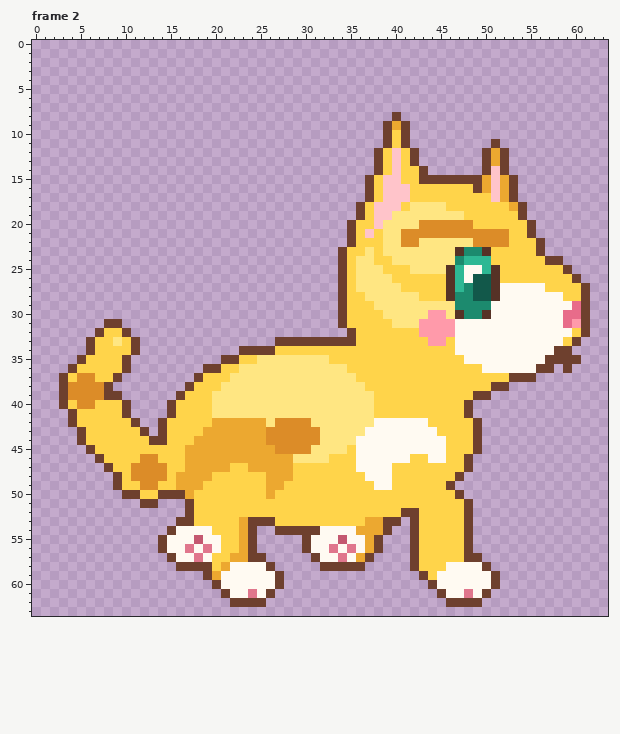
Pixel-art file: assets/pixel/cat/walk_side.aseprite. The picture above was drawn from the file before the commit.
64x64 pixels, 8 frames. Shown: frame 2. The commit also changed other frames, which this record leaves out.
The same view after the edit:
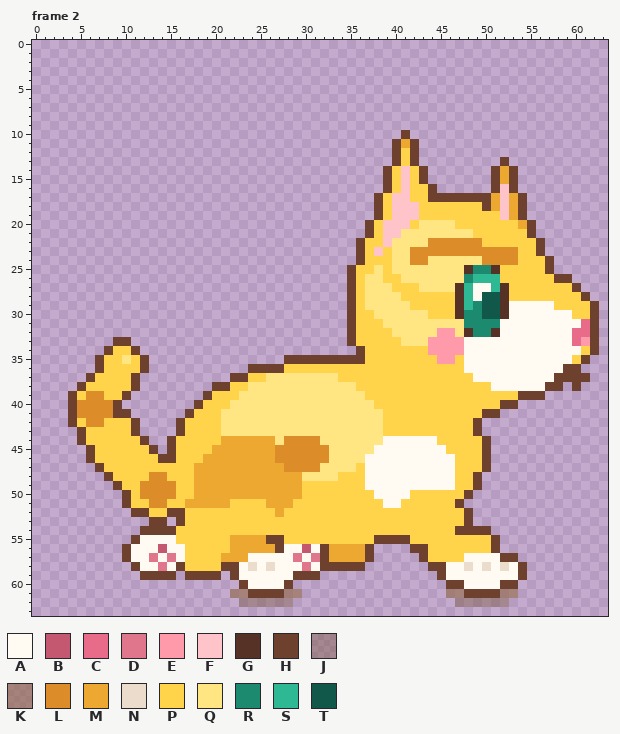
Palette (. is transparent): A #fffaf2  B #c45870  C #e86c8a  D #e0768c  E #ff9aaa  F #ffc4ca  G #563226  H #6e402e  J #78563a69  K #946c4ea5  L #dc8c28  M #eca830  N #ecdccc  P #ffd44a  Q #ffe682  R #1c8a6e  S #2eb894  T #12584a
From old to new:
--- frame 2, layer "pixel"
@@ x 0..63 @@
  7 ................................................................
- 8 ........................................H.......................
- 9 .......................................HMH......................
-10 .......................................HPH......................
-11 .......................................HPH.........H............
-12 ......................................HPFPH.......HMH...........
-13 ......................................HPFPH.......HMH...........
-14 ......................................HPFPPH......HFH...........
-15 .....................................HPFFPPHHHHHHHMFMH..........
-16 .....................................HPFFFPPPPPPPHMFMH..........
-17 .....................................HPFFFPPPPPPPPPFMH..........
-18 ....................................HPFFFPQQQQPPPPPPPMH.........
-19 ....................................HPFFQQQQQQQQPPPPPPH.........
-20 ...................................HPPFQQQQLLLLLLPPPPPPH........
-21 ...................................HPFPQQLLLLLLLLLLLLPPH........
-22 ...................................HPPPQQLLQQQQQQLLLLPPPH.......
-23 ..................................HPPQPQQQQQQQQGRRGPPPPPH.......
-24 ..................................HPQQPPQQQQQQQRSSSPPPPPPHH.....
-25 ..................................HPQQQPPPQQQQGSAASGPPPPPPPH....
-26 ..................................HPQQQQPPPPPPGSATTGPPPPPPPPH...
-27 ..................................HPQQQQQPPPPPGSRTTGAAAAAPPPPH..
-28 ..................................HPPQQQQQQPPPGRRTTGAAAAAAAPPH..
-29 ..................................HPPPQQQQQQQQQRRRRAAAAAAAAACH..
-30 ..................................HPPPPQQQQQEEQGRRGAAAAAAAACCH..
-31 ........HH........................HPPPPPQQQEEEEAAAAAAAAAAAACEH..
-32 .......HPPH........................HPPPPPPPEEEEAAAAAAAAAAAAAPH..
-33 ......HPPQPH...............HHHHHHHHHPPPPPPPPEEPAAAAAAAAAAAAPH...
-34 ......HPPPPH...........HHHHPPPPPPPPPPPPPPPPPPPPAAAAAAAAAAAHH....
-35 .....HPPPPH..........HHPPQQQQQQQQPPPPPPPPPPPPPPPAAAAAAAAAHHHH...
-36 ....HPPPPPH........HHPPQQQQQQQQQQQQPPPPPPPPPPPPPPPAAAAAAHH.H....
-37 ...HPLLPPH........HPPPQQQQQQQQQQQQQQPPPPPPPPPPPPPPPPPHHH........
-38 ...HLLLLH........HPPPQQQQQQQQQQQQQQQQPPPPPPPPPPPPPPHH...........
-39 ...HLLLLHH......HPPPQQQQQQQQQQQQQQQQQQPPPPPPPPPPPHH.............
-40 ...HPLLPPPH....HPPPPQQQQQQQQQQQQQQQQQQPPPPPPPPPPH...............
-41 ....HPPPPPH....HPPPPQQQQQQQQQQQQQQQQQQPPPPPPPPPPH...............
-42 ....HPPPPPPH..HPPPPPMMMMMMQLLLLQQQQQQQAAAAAAPPPPPH..............
-43 .....HPPPPPPH.HPPPPMMMMMMMLLLLLLQQQQQAAAAAAAAPPPPH..............
-44 .....HPPPPPPPHHPPPMMMMMMMMLLLLLLQQQQAAAAAAAAAAPPPH..............
-45 ......HPPPPPPPPPPMMMMMMMMMMLLLLQQQQPAAAAAAAAAAPPPH..............
-46 .......HPPPPLLPPPMMMMMMMMMMMMQQQQPPPAAAAAAPPAAPPH...............
-47 ........HPPLLLLPPMMMMMPPMMMMMPPPPPPPAAAAPPPPPPPPH...............
-48 .........HPLLLLPMMMMPPPPPPMMMPPPPPPPPAAAPPPPPPPH................
-49 .........HPPLLPPMMMPPPPPPPMMPPPPPPPPPPAAPPPPPPH.................
-50 ..........HHPPHHHMPPPPPPPPMPPPPPPPPPPPPPPPPPPPPH................
-51 ............HH...HPPPPPPPPPPPPPPPPPPPPPPPPPPPPPPH...............
-52 .................HPPPPPPPPPPPPPPPPPPPPPPPHHPPPPPH...............
-53 ................HHPPPPPMHHHPPPPPPPPPPMMHH.HPPPPPH...............
-54 ...............HAAAAPPPMH..HHHHHAAAAMMMH..HPPPPPH...............
-55 ..............HAAABAAPPMH.....HAAABAAMH...HPPPPPH...............
-56 ..............HAADADAPPMH.....HAADADAMH...HPPPPPH...............
-57 ...............HAADAPPMMHH.....HAADAMH....HPPPPPHH..............
-58 ................HHHHPMAAAAH.....HHHHH.....HPPPAAAAH.............
-59 ...................HMAAAAAAH...............HPAAAAAAH............
-60 ....................HAAAAAAH................HAAAAAAH............
-61 .....................HAADAH..................HAADAH.............
-62 ......................HHHH....................HHHH..............
+ 8 ................................................................
+ 9 ................................................................
+10 .........................................H......................
+11 ........................................HMH.....................
+12 ........................................HPH.....................
+13 ........................................HPH.........H...........
+14 .......................................HPFPH.......HMH..........
+15 .......................................HPFPH.......HMH..........
+16 .......................................HPFPPH......HFH..........
+17 ......................................HPFFPPHHHHHHHMFMH.........
+18 ......................................HPFFFPPPPPPPHMFMH.........
+19 ......................................HPFFFPPPPPPPPPFMH.........
+20 .....................................HPFFFPQQQQPPPPPPPMH........
+21 .....................................HPFFQQQQQQQQPPPPPPH........
+22 ....................................HPPFQQQQLLLLLLPPPPPPH.......
+23 ....................................HPFPQQLLLLLLLLLLLLPPH.......
+24 ....................................HPPPQQLLQQQQQQLLLLPPPH......
+25 ...................................HPPQPQQQQQQQQGRRGPPPPPH......
+26 ...................................HPQQPPQQQQQQQRSSSPPPPPPHH....
+27 ...................................HPQQQPPPQQQQGSAASGPPPPPPPH...
+28 ...................................HPQQQQPPPPPPGSATTGPPPPPPPPH..
+29 ...................................HPQQQQQPPPPPGSRTTGAAAAAPPPPH.
+30 ...................................HPPQQQQQQPPPGRRTTGAAAAAAAPPH.
+31 ...................................HPPPQQQQQQQQQRRRRAAAAAAAAACH.
+32 ...................................HPPPPQQQQQEEQGRRGAAAAAAAACCH.
+33 .........HH........................HPPPPPQQQEEEEAAAAAAAAAAAACEH.
+34 ........HPPH........................HPPPPPPPEEEEAAAAAAAAAAAAAPH.
+35 .......HPPQPH...............HHHHHHHHHPPPPPPPPEEPAAAAAAAAAAAAPH..
+36 .......HPPPPH...........HHHHPPPPPPPPPPPPPPPPPPPPAAAAAAAAAAAHH...
+37 ......HPPPPH..........HHPPQQQQQQQQPPPPPPPPPPPPPPPAAAAAAAAAHHHH..
+38 .....HPPPPPH........HHPPQQQQQQQQQQQQPPPPPPPPPPPPPPPAAAAAAHH.H...
+39 ....HPLLPPH........HPPPQQQQQQQQQQQQQQPPPPPPPPPPPPPPPPPHHH.......
+40 ....HLLLLH........HPPPQQQQQQQQQQQQQQQQPPPPPPPPPPPPPPHH..........
+41 ....HLLLLHH......HPPPQQQQQQQQQQQQQQQQQQPPPPPPPPPPPHH............
+42 ....HPLLPPPH....HPPPPQQQQQQQQQQQQQQQQQQPPPPPPPPPPH..............
+43 .....HPPPPPH....HPPPPQQQQQQQQQQQQQQQQQQPPPPPPPPPPH..............
+44 .....HPPPPPPH..HPPPPPMMMMMMQLLLLQQQQQQQAAAAAAPPPPPH.............
+45 ......HPPPPPPH.HPPPPMMMMMMMLLLLLLQQQQQAAAAAAAAPPPPH.............
+46 ......HPPPPPPPHHPPPMMMMMMMMLLLLLLQQQQAAAAAAAAAAPPPH.............
+47 .......HPPPPPPPPPPMMMMMMMMMMLLLLQQQQPAAAAAAAAAAPPPH.............
+48 ........HPPPPLLPPPMMMMMMMMMMMMQQQQPPPAAAAAAAAAAPPH..............
+49 .........HPPLLLLPPMMMMMMMMMMMMPPPPPPPAAAAAAAAAAPPH..............
+50 ..........HPLLLLPPMMMMMMMMMMMMPPPPPPPPAAAAPPPPPPH...............
+51 ..........HPPLLPPMMMMMPPPPMMMPPPPPPPPPPAAPPPPPPH................
+52 ...........HHPPHHPPPPPPPPPPMPPPPPPPPPPPPPPPPPPPPH...............
+53 .............HH.HPPPPPPPPPPPPPPPPPPPPPPPPPPPPPPPH...............
+54 ............HHHHPPPPPPPPPPPPPPPPPPPPPPPPPPPPPPPHHHH.............
+55 ...........HAAAAPPPPPPMMMMHHPPPPPPPPPPHHHHPPPPPPPPPH............
+56 ..........HAAABAAPPPPPMMMMMHAABAHMMMMH....HHPPPPPPPH............
+57 ..........HAADADAPPPPMMMAAAAADADHMMMMH.....HPPPPAAAAHH..........
+58 ...........HAADAHPPPPHHANANAAADAHHHHH.......HHAANANANAH.........
+59 ............HHHH.HHHH.HAAAAAAHHH.............HAAAAAAAAH.........
+60 .......................HAAAAH.................HHAAAAHH..........
+61 ......................KKHHHHKK................KKHHHHKK..........
+62 .......................JJJJJJ..................JJJJJJ...........
 63 ................................................................
Where, in picture pixels (left, top, right, bottom), the same in both pictures:
changed: (59, 112, 599, 607)
